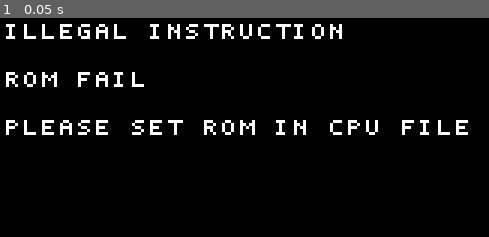
Above: before the commit, frame 1.
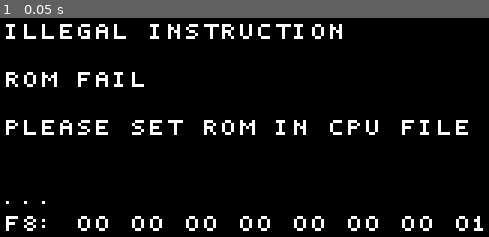
Above: after the commit, the same moment.

Repository: GattoDev-debug/HW-SW
Game: Godot game, scene res://main.tscn
Two runs of this game, one before a commit and one after it. Both use one fixed random seed, a clock stepped at 60 frames per second and the inputs below.
Inputs:
- Up to frame 1 (0.05 s): no input

The runs differ from the first frame. In frame 1, 1.5% of the frame differs, in the area x 1-99%, y 83-98%.

Commit message:
move reserved to RAM

Diff:
--- a/Hardware/CPU.gd
+++ b/Hardware/CPU.gd
@@ -65,10 +65,7 @@
 		return
 	#if "-" in str(rom.t): panic("NEGATIVE TIME")
 	ppu.clear()
-	ram.write(ram.size-1,Performance.get_monitor(Performance.TIME_FPS))
-
 	rom.tick(delta)
-	ram.write(ram.size-1,Performance.get_monitor(Performance.TIME_FPS))
 ## Pauses game execution.
 func halt():
 
--- a/Hardware/RAM.gd
+++ b/Hardware/RAM.gd
@@ -15,6 +15,9 @@
 func _ready() -> void:
 	name = "RAM"
 	clear()
+## Handles reserved RAM slots.
+func _process(delta : float) -> void:
+	write(size-1,Performance.get_monitor(Performance.TIME_FPS))
 ## Reads a specific byte in memory.
 func read(byte : int) -> int:
 	if byte > size-1:
